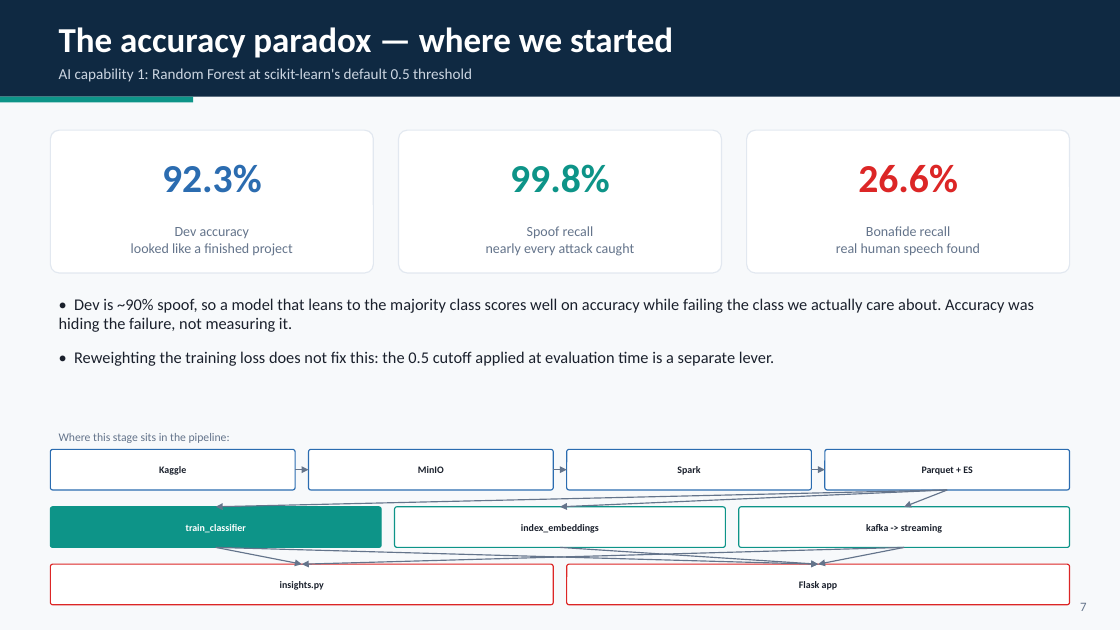
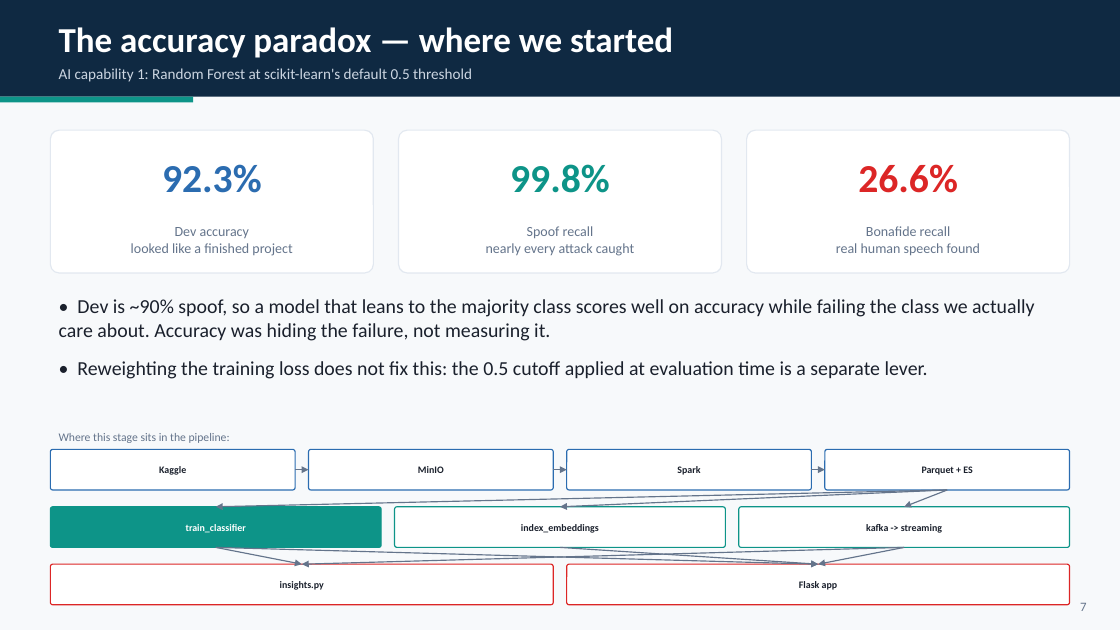
Before and after one commit to HadarBaum/asvspoof-voice-ai, a slide deck: slide 8 of docs/slides/slides.pptx. Drawn at 1120x630 pixels with LibreOffice and Linux fonts; fonts in the diff are those of the drawing. Boxes give left, top, right and bottom in pixels: in the first picture for what was removed or moved away, otherwise in the second. Text is boxed around its words. In the diff, an @@ line names an element or a change of style, - is before the commit and + after.

```diff
--- a/docs/slides/slides.pptx
+++ b/docs/slides/slides.pptx
@@ text "• Dev is ~90% spoof, ..." at (x1=59, y1=299, x2=1035, y2=379): size 14 to 17 pt @@
```
Also in this commit, not shown: 2 other slides changed, 1 other file.
